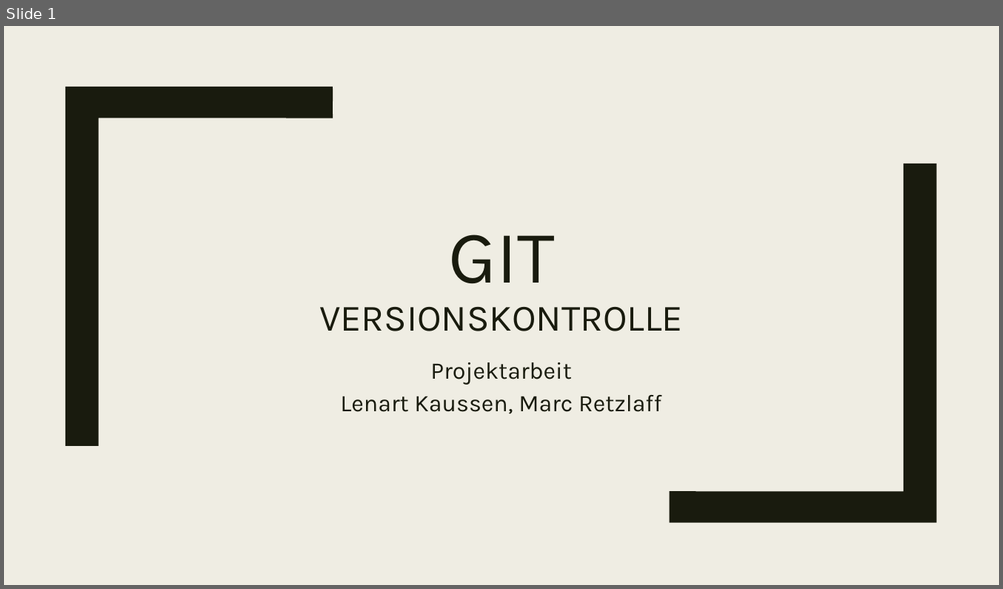
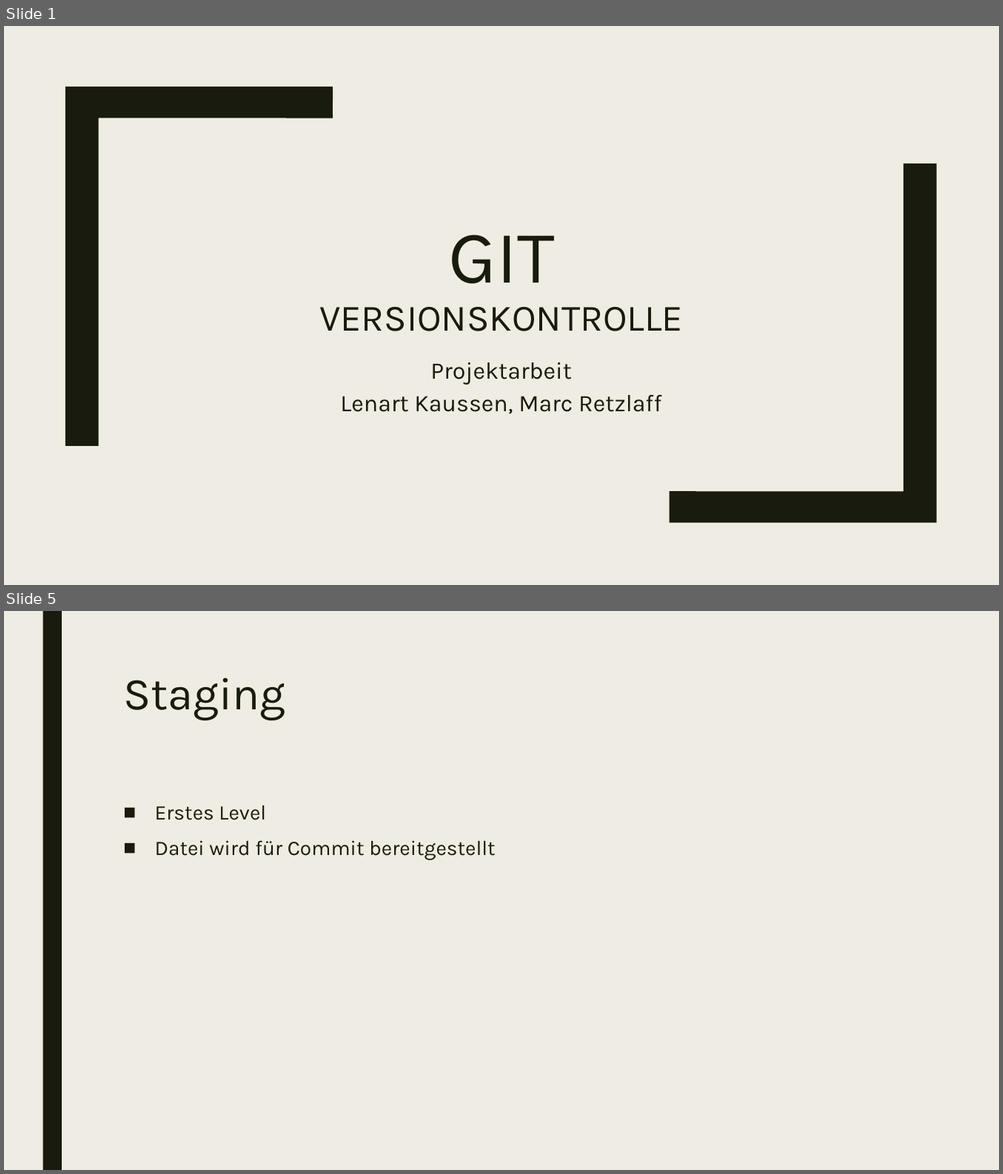
Before and after one commit to marcretzlaff/projektarbeit, a slide deck: GIT.pptx. Shown one above the other, each under a label of ours: slide 1 before the commit, slides 1 and 5 after it; the slides between them are not shown. The pictures are 1003x589 and 1003x1174 pixels, drawn with LibreOffice and Linux fonts; fonts in the diff are those of the drawing. Boxes give left, top, right and bottom in pixels: in the first picture for what was removed or moved away, otherwise in the second. Text is boxed around its words. In the diff, an @@ line names an element or a change of style, - is before the commit and + after.

```diff
--- a/GIT.pptx
+++ b/GIT.pptx
@@ slide 5 added at (4,611,999,1170), background #EFEDE3 @@
@@ rectangle added at (42,611,62,1170), fill #191B0E @@
@@ title added at (123,678,285,721), 44 pt, text #191B0E @@
+Staging
@@ text added at (155,806,495,860), 20 pt, text #191B0E @@
+■ Erstes Level
+■ Datei wird für Commit bereitgestellt
```
Also in this commit, not shown: 6 slides changed, 8 other slides added, 8 slides removed.
